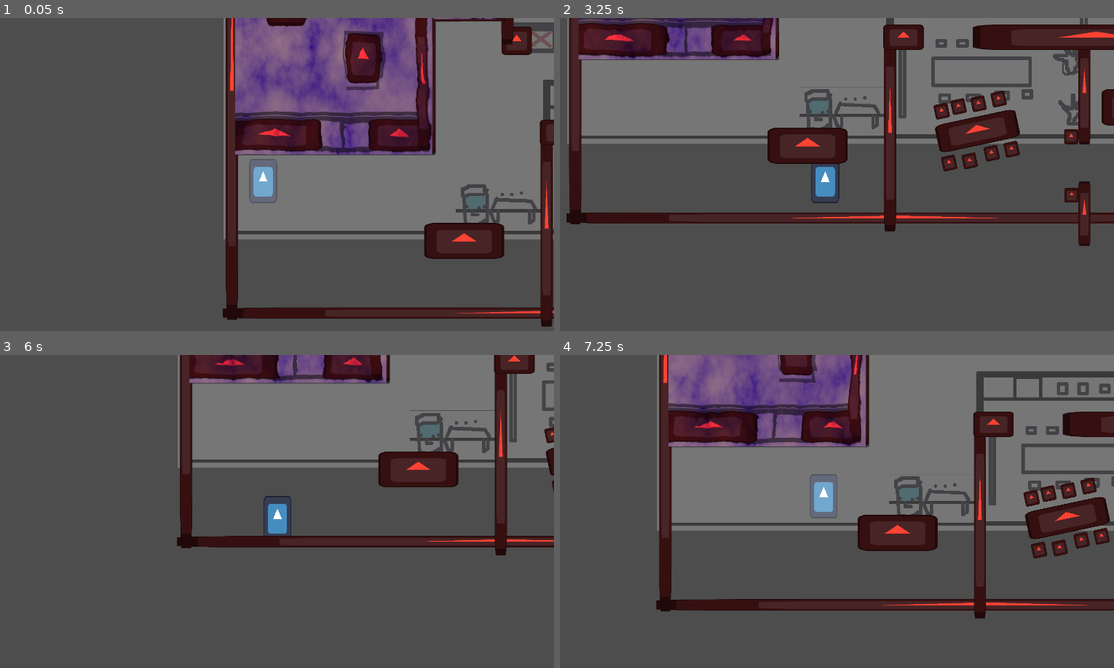
Above: before the commit, frames 1-4 (two rows, left to right).
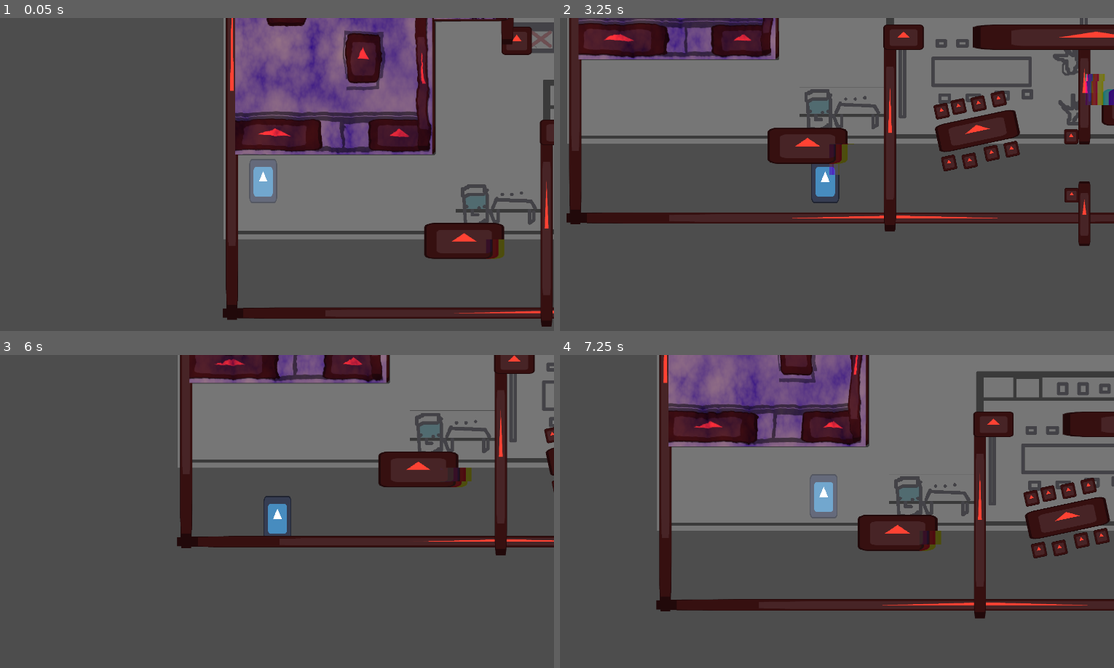
Above: after the commit, the same moments.

Repository: CarolineRoemer1998/NotABug
Game: Godot game, scene res://components/main/main.tscn
Two runs of this game, one before a commit and one after it. Both use one fixed random seed, a clock stepped at 60 frames per second and the inputs below. The engine's default icon, where the game draws it, is replaced by a stand-in: a white triangle on a blue panel in a dark square.
Inputs:
- Up to frame 1 (0.05 s): no input
- Up to frame 2 (3.25 s): hold D (move_right) 0.53-1.28 s; tap Shift (dash) at 0.6, 2.1 s; hold S (move_down) 1.28-2.03 s; tap ] (show_or_hide_dev_tools) at 1.35, 2.85 s; hold D (move_right) 2.03-2.78 s; hold W (move_up) from 2.78 s (still down)
- Up to frame 3 (6 s): release W (move_up) at 3.53 s; hold A (move_left) 3.53-5.03 s; tap Shift (dash) at 3.6, 5.1 s; tap ] (show_or_hide_dev_tools) at 4.35, 5.85 s; hold S (move_down) 5.03-5.78 s; hold D (move_right) from 5.78 s (still down)
- Up to frame 4 (7.25 s): release D (move_right) at 6.53 s; hold W (move_up) from 6.53 s (still down); tap Shift (dash) at 6.6 s

The runs differ from the first frame. In frame 1, less than 0.1% of the frame differs, in the area x 87-92%, y 70-78%; in frame 2, 0.6%, in the area x 48-100%, y 17-51%; in frame 3, 0.2%; in frame 4, less than 0.1%.

Commit message:
shaders shaders everywhere

Diff:
--- /dev/null
+++ b/radial_transition_shader.gdshader
@@ -0,0 +1,57 @@
+shader_type canvas_item;
+
+uniform vec4 base_color : source_color;
+uniform vec2 node_resolution;
+
+uniform float factor : hint_range(0.0, 1.0, 0.01) = 0.54;
+uniform float width = 0.4;
+
+group_uniforms gradient;
+uniform sampler2D gradient_texture;
+uniform bool gradient_fixed = false;
+
+group_uniforms shape;
+uniform sampler2D shape_texture;
+uniform float shape_tiling = 32.0;
+uniform float shape_rotation = 0.0;
+uniform vec2 shape_scroll = vec2(0.0);
+uniform float shape_feathering : hint_range(0.0, 1.0, 0.01) = 0.00;
+uniform float shape_treshold : hint_range(0.0, 2.0, 0.01) = 1.0;
+
+float gradient(vec2 uv, vec2 fixed_uv, bool fixed){
+	float value = 0.0;
+	if(fixed){
+		value = texture(gradient_texture, fixed_uv).r;
+	} else {
+		value = texture(gradient_texture, uv).r;
+	}
+	return value;
+}
+
+vec2 rotate(vec2 uv, vec2 pivot, float angle)
+{
+	mat2 rotation = mat2(vec2(sin(angle), -cos(angle)),
+						vec2(cos(angle), sin(angle)));
+	uv -= pivot;
+	uv = uv * rotation;
+	uv += pivot;
+	return uv;
+}
+
+void fragment() {
+	float progress = mix(-width, 1.0, factor);
+	float aspect = node_resolution.y / node_resolution.x;
+
+	vec2 aspect_uv = ((UV-vec2(0.0,0.5)) * vec2(1.0, aspect))+vec2(0.0,0.5);
+
+	float value = clamp((gradient(UV, aspect_uv, gradient_fixed) - progress) / (width), 0.0, 1.0);
+
+	vec2 tiled_uv = rotate(mod((aspect_uv + vec2(TIME)*shape_scroll) * shape_tiling, 1.0), vec2(0.5), radians(shape_rotation));
+	float shape_value = 1.0 - texture(shape_texture, tiled_uv).r;
+
+	shape_value = mix(shape_feathering * 0.5, 1.0 - shape_feathering * 0.5, shape_value);
+	float shaped_gradient = smoothstep(value - (shape_feathering * 0.5), value + (shape_feathering * 0.5), shape_treshold - shape_value);
+
+	COLOR.rgb = vec3(0.0);
+	COLOR.a = shaped_gradient;
+}
--- a/scenes/bglayout.tscn
+++ b/scenes/bglayout.tscn
@@ -3,6 +3,7 @@
 [ext_resource type="Texture2D" uid="uid://br5l2hfd5aq1i" path="res://art/Raumlayout.jpg" id="1_6rgvi"]
 [ext_resource type="PackedScene" uid="uid://djtbniwgojuhe" path="res://scenes/Redblock.tscn" id="2_q778t"]
 [ext_resource type="PackedScene" uid="uid://dpaydyyn1pjfq" path="res://scenes/wobble_overlay.tscn" id="3_y7qsj"]
+[ext_resource type="PackedScene" uid="uid://chs8g8dsb8ggb" path="res://scenes/glitch_overlay.tscn" id="4_ndw6h"]
 
 [sub_resource type="RectangleShape2D" id="RectangleShape2D_q778t"]
 size = Vector2(124, 71.709785)
@@ -407,6 +408,14 @@
 [node name="CollisionShape2D" parent="Node2D52/StaticBody2D" parent_id_path=PackedInt32Array(2011120246, 408825907) index="0" unique_id=309677546]
 position = Vector2(0, -0.75567627)
 shape = SubResource("RectangleShape2D_qmwvp")
+
+[node name="Node2D30" type="Node2D" parent="." unique_id=1033174486]
+
+[node name="Glitch" parent="." unique_id=1063543316 instance=ExtResource("4_ndw6h")]
+position = Vector2(1094, 1169)
+
+[node name="Glitch2" parent="." unique_id=1968838826 instance=ExtResource("4_ndw6h")]
+position = Vector2(2143, 881)
 
 [editable path="Node2D"]
 [editable path="Node2D2"]
--- /dev/null
+++ b/scenes/glitch_overlay.tscn
@@ -0,0 +1,32 @@
+[gd_scene format=3 uid="uid://chs8g8dsb8ggb"]
+
+[ext_resource type="Shader" uid="uid://cc7k35411pte" path="res://shaders/glitch_shader.gdshader" id="1_sqx27"]
+[ext_resource type="Texture2D" uid="uid://cipyrvkwa3dbf" path="res://icon.svg" id="2_4jvev"]
+
+[sub_resource type="ShaderMaterial" id="ShaderMaterial_4fhv4"]
+shader = ExtResource("1_sqx27")
+shader_parameter/shake_power = 0.03
+shader_parameter/shake_rate = 0.2
+shader_parameter/shake_speed = 5.0
+shader_parameter/shake_block_size = 30.5
+shader_parameter/shake_color_rate = 0.01
+
+[sub_resource type="ShaderMaterial" id="ShaderMaterial_syvj2"]
+shader = ExtResource("1_sqx27")
+shader_parameter/shake_power = 0.03
+shader_parameter/shake_rate = 0.2
+shader_parameter/shake_speed = 5.0
+shader_parameter/shake_block_size = 10.325
+shader_parameter/shake_color_rate = 0.01
+
+[node name="Glitch" type="Node2D" unique_id=1063543316]
+material = SubResource("ShaderMaterial_4fhv4")
+
+[node name="Testicon" type="Sprite2D" parent="." unique_id=1418328551]
+visible = false
+position = Vector2(16, 4)
+texture = ExtResource("2_4jvev")
+
+[node name="Glitchoverlay" type="Sprite2D" parent="." unique_id=1955965157]
+material = SubResource("ShaderMaterial_syvj2")
+texture = ExtResource("2_4jvev")
--- a/scenes/wobble_overlay.tscn
+++ b/scenes/wobble_overlay.tscn
@@ -1,6 +1,6 @@
 [gd_scene format=3 uid="uid://dpaydyyn1pjfq"]
 
-[ext_resource type="Shader" uid="uid://cpo2c6acvrg2t" path="res://wobble_shader.gdshader" id="1_2s711"]
+[ext_resource type="Shader" uid="uid://cpo2c6acvrg2t" path="res://shaders/wobble_shader.gdshader" id="1_2s711"]
 [ext_resource type="Texture2D" uid="uid://j3ba5k4xfldi" path="res://art/blackbox.png" id="3_rd615"]
 
 [sub_resource type="FastNoiseLite" id="FastNoiseLite_ljws8"]
--- /dev/null
+++ b/shaders/glitch_shader.gdshader
@@ -0,0 +1,48 @@
+/*
+	Glitch Effect Shader by Yui Kinomoto @arlez80
+
+	MIT License
+*/
+
+shader_type canvas_item;
+
+uniform float shake_power = 0.03;
+uniform float shake_rate : hint_range( 0.0, 1.0 ) = 0.2;
+uniform float shake_speed = 5.0;
+uniform float shake_block_size = 30.5;
+uniform float shake_color_rate : hint_range( 0.0, 1.0 ) = 0.01;
+uniform sampler2D screen_texture : hint_screen_texture;
+
+float random( float seed )
+{
+	return fract( 543.2543 * sin( dot( vec2( seed, seed ), vec2( 3525.46, -54.3415 ) ) ) );
+}
+
+void fragment( )
+{
+	float enable_shift = float(
+		random( trunc( TIME * shake_speed ) )
+	<	shake_rate
+	);
+
+	vec2 fixed_uv = SCREEN_UV;
+	fixed_uv.x += (
+		random(
+			( trunc( SCREEN_UV.y * shake_block_size ) / shake_block_size )
+		+	TIME
+		) - 0.5
+	) * shake_power * enable_shift;
+
+	vec4 pixel_color = textureLod( screen_texture, fixed_uv, 0.0 );
+	pixel_color.r = mix(
+		pixel_color.r
+	,	textureLod( screen_texture, fixed_uv + vec2( shake_color_rate, 0.0 ), 0.0 ).r
+	,	enable_shift
+	);
+	pixel_color.b = mix(
+		pixel_color.b
+	,	textureLod( screen_texture, fixed_uv + vec2( -shake_color_rate, 0.0 ), 0.0 ).b
+	,	enable_shift
+	);
+	COLOR = pixel_color;
+}
--- /dev/null
+++ b/shaders/transition_shader.gdshader
@@ -0,0 +1,14 @@
+shader_type canvas_item;
+
+uniform sampler2D texture1: filter_nearest;
+uniform sampler2D texture2: filter_nearest;
+uniform float factor: hint_range(0.0, 1.0);
+uniform sampler2D dissolve_map: filter_nearest;
+void fragment() {
+	vec4 colorA = texture(texture1, UV);
+	vec4 colorB = texture(texture2, UV);
+	vec4 map = texture(dissolve_map, UV);
+	// adding 0.1 * (1. - factor) to compensate for pure black on dissolve map
+	// not disappearing when factor is 0
+	COLOR = mix(colorA, colorB, step(map.r + 0.1 * (1. - factor), factor));
+}
--- /dev/null
+++ b/vignette_shader.gdshader
@@ -0,0 +1,12 @@
+shader_type canvas_item;
+
+uniform float alpha = 1.0;
+uniform float inner_radius = 0.0;
+uniform float outer_radius = 1.0;
+
+void fragment() {
+	float x = abs(UV.r-.5)*2.0;
+	float y = abs(UV.g-.5)*2.0;
+	float q = 1.0-(1.0-sqrt(x*x+y*y)/outer_radius)/(1.0-inner_radius);
+	COLOR = vec4(0, 0, 0, q*alpha);
+}
Not shown, added: radial_transition_shader.gdshader.uid
Not shown, added: shaders/glitch_shader.gdshader.uid
Not shown, added: shaders/transition_shader.gdshader.uid
Renamed: wobble_shader.gdshader -> shaders/wobble_shader.gdshader
Renamed: wobble_shader.gdshader.uid -> shaders/wobble_shader.gdshader.uid
Not shown, added: vignette_shader.gdshader.uid
